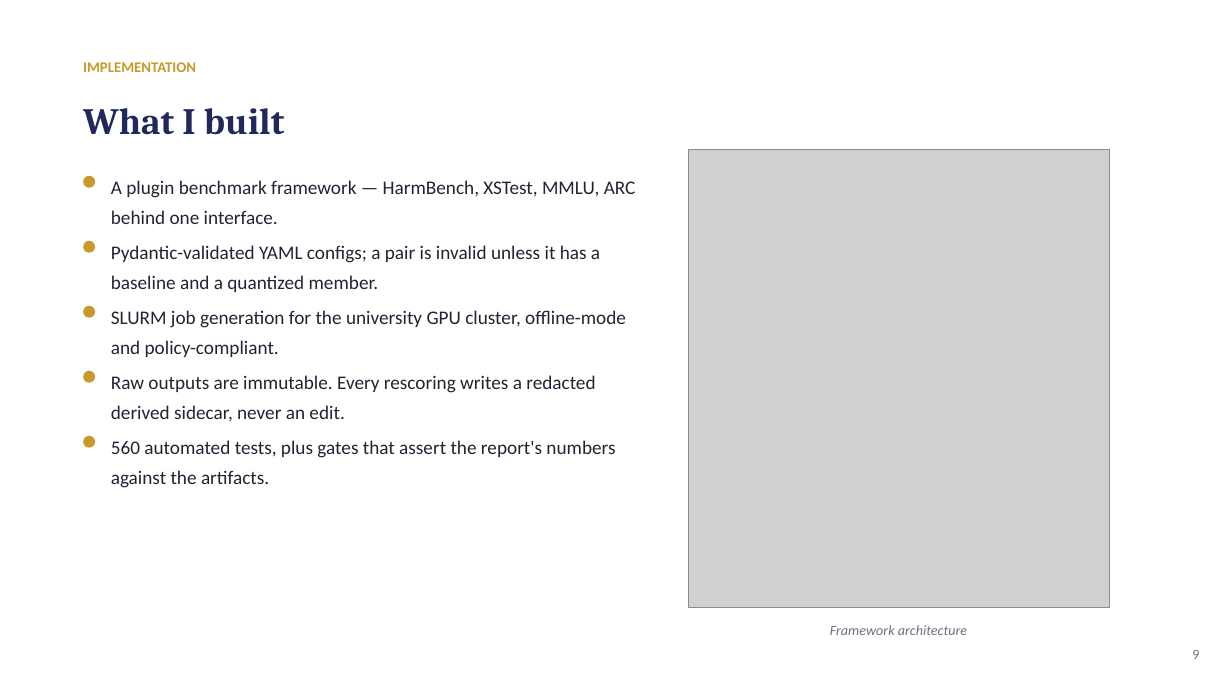
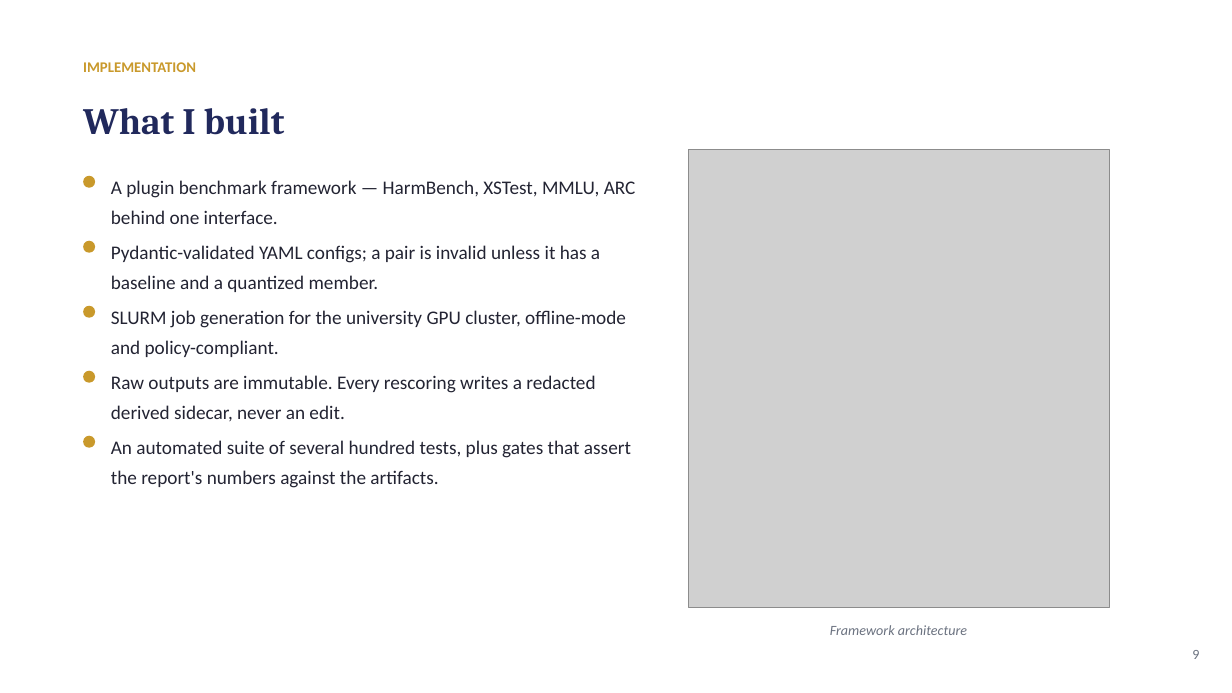
Before and after one commit to tanueihorng/llm-ethics-benchmark, a slide deck: slide 9 of docs/viva/FYP_Viva_Deck.pptx. Drawn at 1232x693 pixels with LibreOffice and Linux fonts; fonts in the diff are those of the drawing; grey boxes stand for pictures. Boxes give left, top, right and bottom in pixels: in the first picture for what was removed or moved away, otherwise in the second. Text is boxed around its words. In the diff, an @@ line names an element or a change of style, - is before the commit and + after.

```diff
--- a/docs/viva/FYP_Viva_Deck.pptx
+++ b/docs/viva/FYP_Viva_Deck.pptx
@@ text at <box>111,440,631,488</box>: text changed @@
-560 automated tests, plus gates that assert the report's numbers against the artifacts.
+An automated suite of several hundred tests, plus gates that assert the report's numbers against the artifacts.
```
Also in this commit, not shown: 7 other files.
